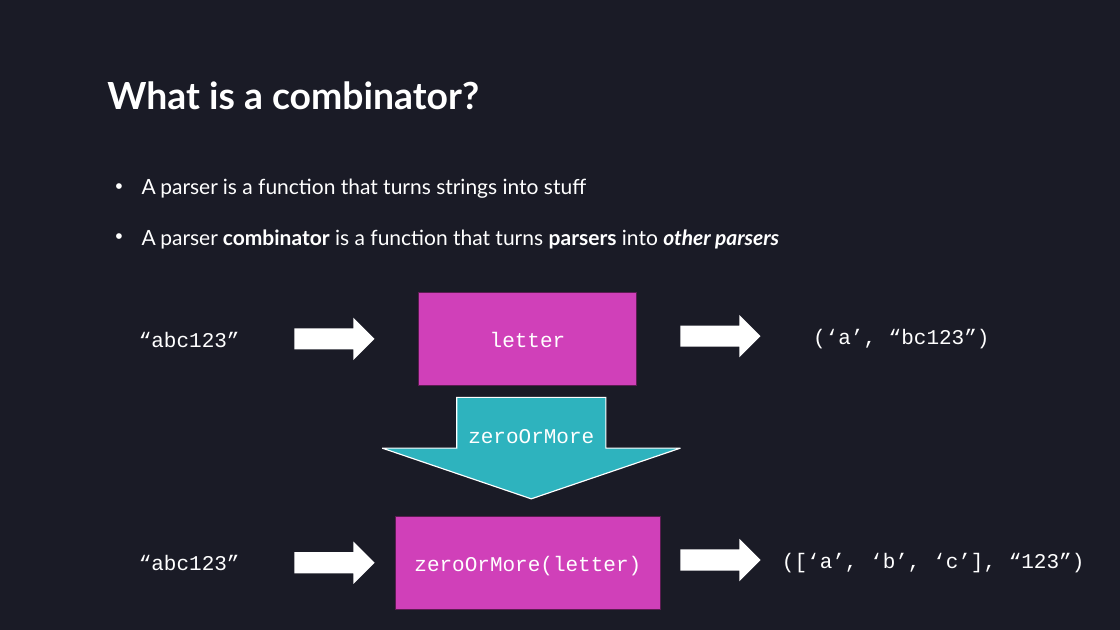
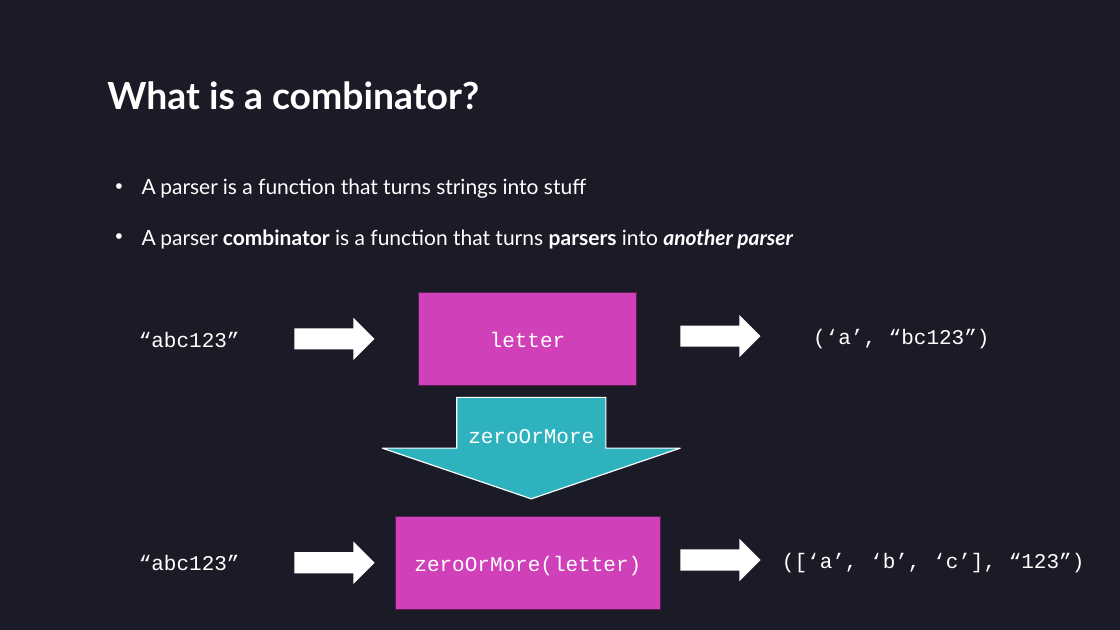
Before and after one commit to villuna/parsers-talk, a slide deck: slide 90 of presentation/presentation.pptx. Drawn at 1120x630 pixels with LibreOffice and Linux fonts; fonts in the diff are those of the drawing. Boxes give left, top, right and bottom in pixels: in the first picture for what was removed or moved away, otherwise in the second. Text is boxed around its words. In the diff, an @@ line names an element or a change of style, - is before the commit and + after.

```diff
--- a/presentation/presentation.pptx
+++ b/presentation/presentation.pptx
@@ text at [142, 229, 793, 249]: text changed @@
-• A parser combinator is a function that turns parsers into other parsers
+• A parser combinator is a function that turns parsers into another parser
```
Also in this commit, not shown: 3 other slides changed.
